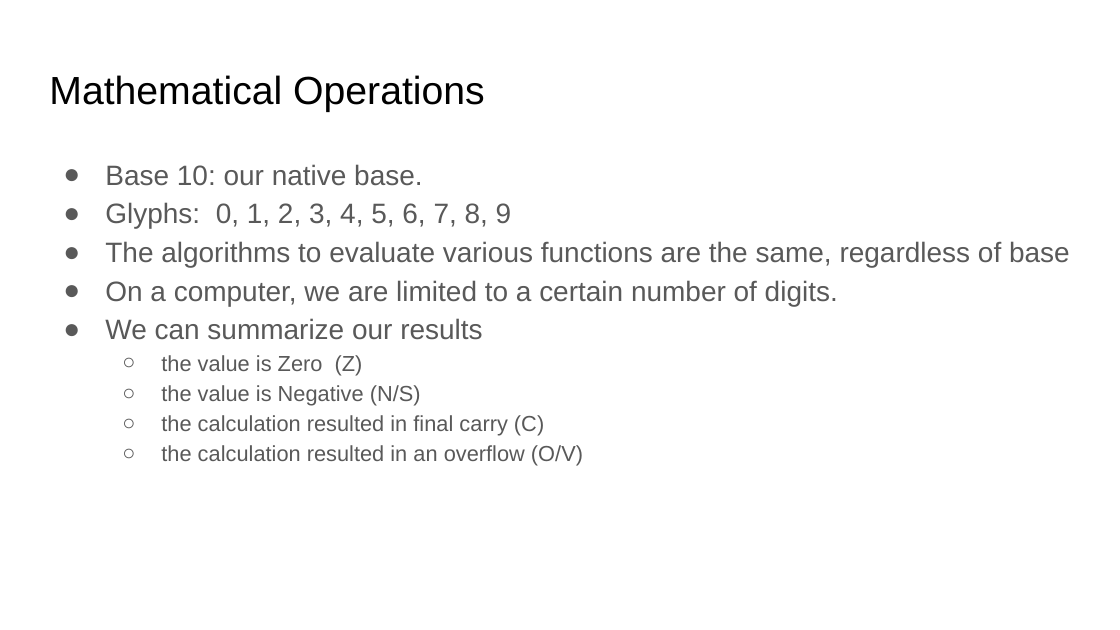
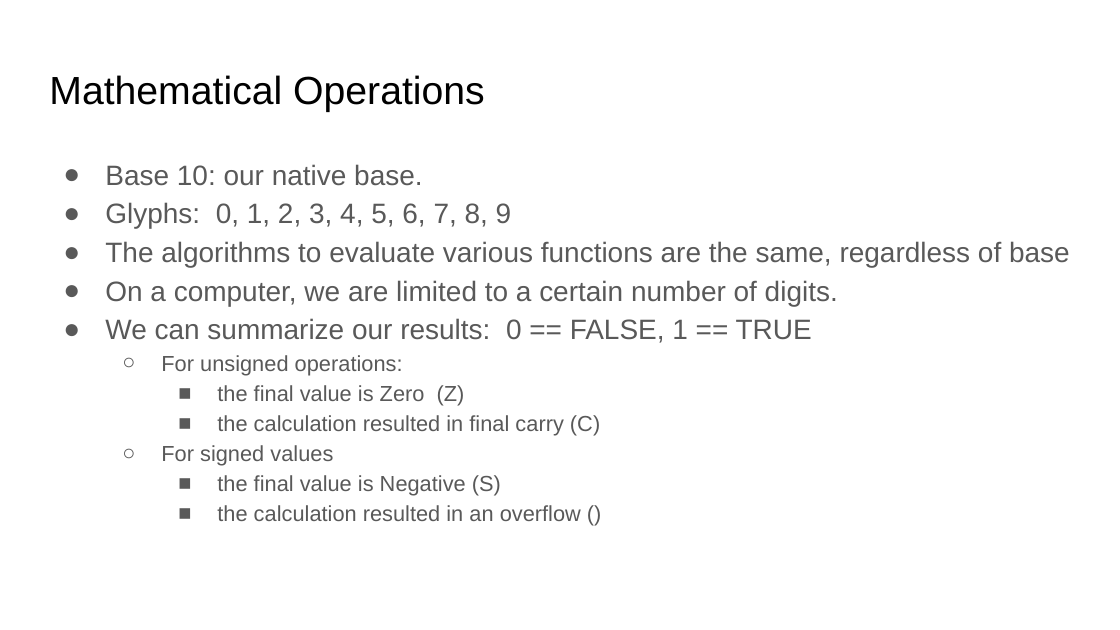
Before and after one commit to COMP122/comp122-s22, a slide deck: slide 1 of format_encodings/documents/Base10_ Mathematical Review.pptx. Drawn at 1120x630 pixels with LibreOffice and Linux fonts; fonts in the diff are those of the drawing. Boxes give left, top, right and bottom in pixels: in the first picture for what was removed or moved away, otherwise in the second. Text is boxed around its words. In the diff, an @@ line names an element or a change of style, - is before the commit and + after.

```diff
--- a/format_encodings/documents/Base10_ Mathematical Review.pptx
+++ b/format_encodings/documents/Base10_ Mathematical Review.pptx
@@ text at [105,318,812,405]: text changed @@
-● We can summarize our results
-  ○ the value is Zero (Z)
-  ○ the value is Negative (N/S)
+● We can summarize our results: 0 == FALSE, 1 == TRUE
+  ○ For unsigned operations:
+    ■ the final value is Zero (Z)
@@ text at [217,415,600,435]: bullet ○ to ■; list level 2 to 3 in "the calculation resulted in final ..." @@
@@ text at [161,445,581,521]: text changed @@
-  ○ the calculation resulted in an overflow (O/V)
+  ○ For signed values
+    ■ the final value is Negative (S)
+    ■ the calculation resulted in an overflow ()
```
Also in this commit, not shown: 13 other slides changed, 1 slide removed, 12 other files.
